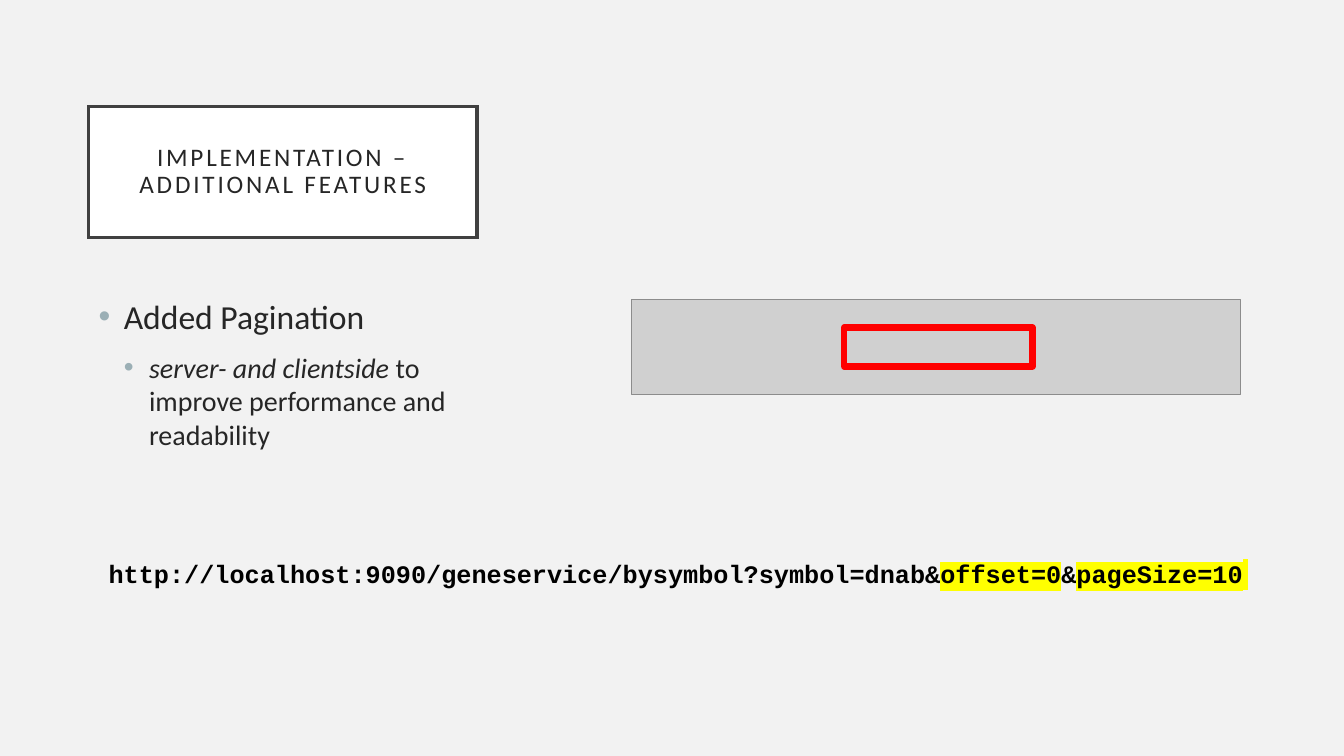
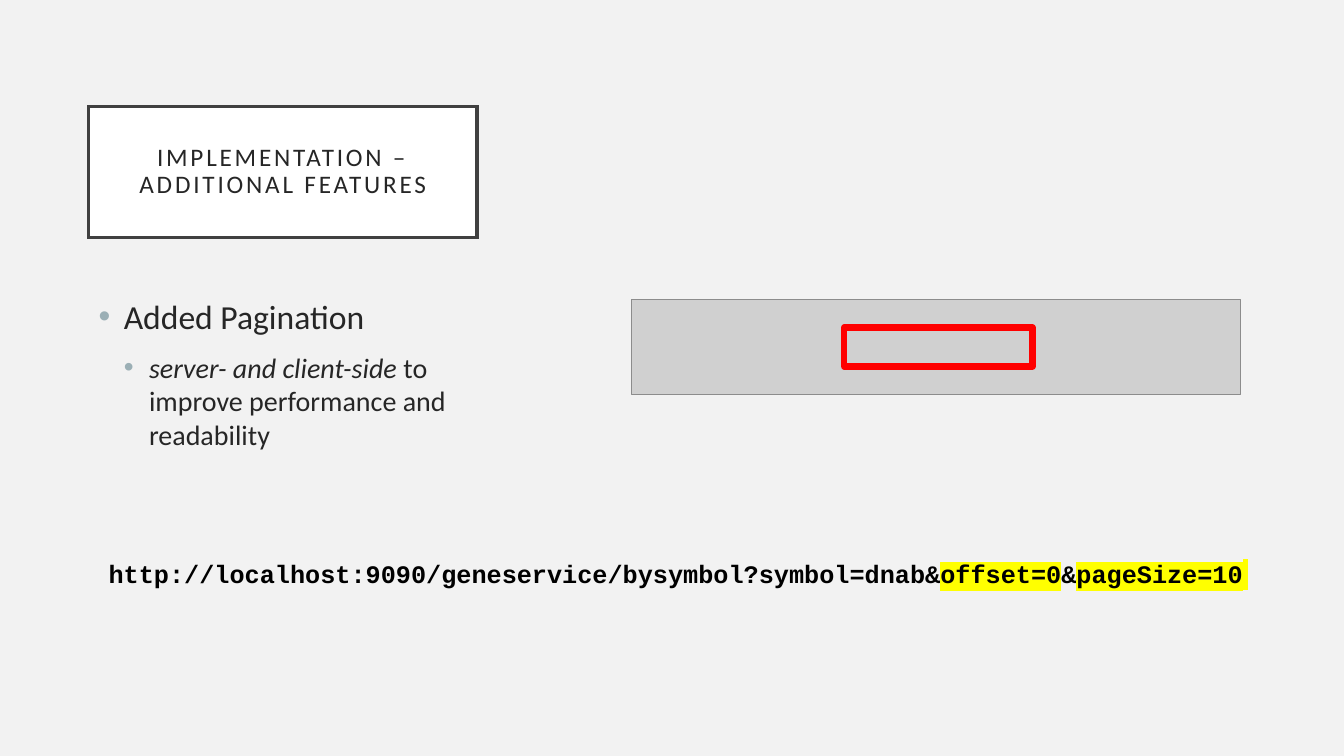
Before and after one commit to G43beli/GENEius, a slide deck: slide 8 of docs/Presentation.pptx. Drawn at 1344x756 pixels with LibreOffice and Linux fonts; fonts in the diff are those of the drawing; grey boxes stand for pictures. Boxes give left, top, right and bottom in pixels: in the first picture for what was removed or moved away, otherwise in the second. Text is boxed around its words. In the diff, an @@ line names an element or a change of style, - is before the commit and + after.

Commit message:
One minor spelling mistakes corrected

```diff
--- a/docs/Presentation.pptx
+++ b/docs/Presentation.pptx
@@ text at bbox=[149, 358, 446, 450]: text changed @@
-  • server- and clientside to improve performance and readability
+  • server- and client-side to improve performance and readability
```
